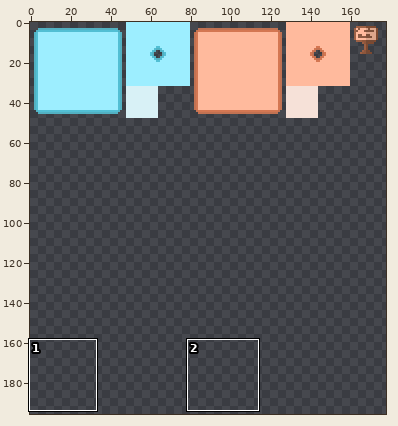
Edited in one commit: pixel-art file (src/textures/tilemaps/Tilemap1.aseprite). The first picture is a wide view before the edit; the outline marks the close-up.
Close-up. The starting point:
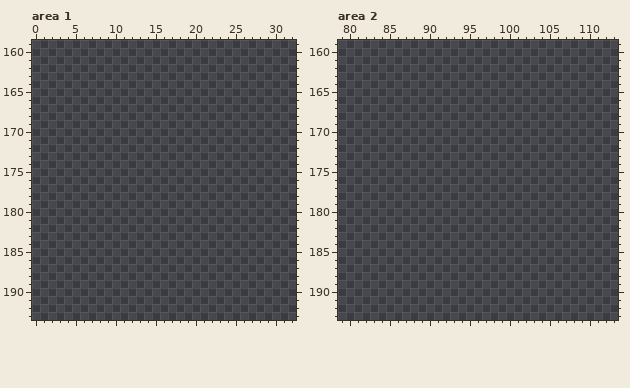
256x256 pixels, 1 frame. Colours within 5 levels of each other are drawn and written as one. Shown: area 1: x 0..32, y 159..193; area 2: x 79..113, y 159..193. The wide view leaves out empty margins. The commit also changed other parts of the picture, which this record leaves out.
Now the later version:
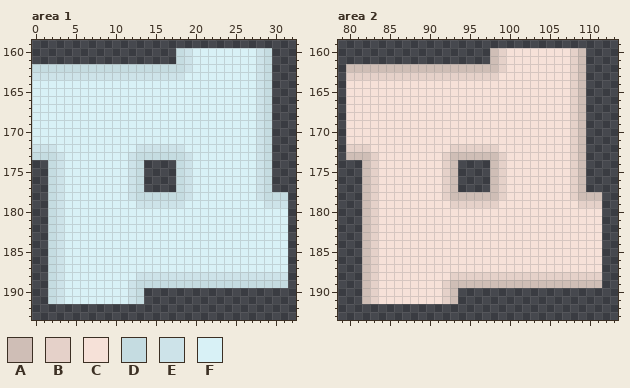
Palette (. is transparent): A #cfbeb6  B #e5d1c9  C #f6e1d8  D #c5dce1  E #cde3e9  F #d8f1f6
Difference:
Changed rows in their new state; - is an unchanged pixel.
Area 1:
first column x 0:
160 ------------------DEFFFFFFFFED--
161 ------------------DEFFFFFFFFED--
162 DDDDDDDDDDDDDDDDDDDEFFFFFFFFED--
163 EEEEEEEEEEEEEEEEEEEFFFFFFFFFED--
164 FFFFFFFFFFFFFFFFFFFFFFFFFFFFED--
165 FFFFFFFFFFFFFFFFFFFFFFFFFFFFED--
166 FFFFFFFFFFFFFFFFFFFFFFFFFFFFED--
167 FFFFFFFFFFFFFFFFFFFFFFFFFFFFED--
168 FFFFFFFFFFFFFFFFFFFFFFFFFFFFED--
169 FFFFFFFFFFFFFFFFFFFFFFFFFFFFED--
170 FFFFFFFFFFFFFFFFFFFFFFFFFFFFED--
171 FFFFFFFFFFFFFFFFFFFFFFFFFFFFED--
172 EEEFFFFFFFFFFEEEEEEFFFFFFFFFED--
173 DDDEFFFFFFFFEDDDDDDEFFFFFFFFED--
174 --DEFFFFFFFFED----DEFFFFFFFFED--
175 --DEFFFFFFFFED----DEFFFFFFFFED--
176 --DEFFFFFFFFED----DEFFFFFFFFED--
177 --DEFFFFFFFFED----DEFFFFFFFFED--
178 --DEFFFFFFFFEDDDDDDEFFFFFFFFEDDD
179 --DEFFFFFFFFFEEEEEEFFFFFFFFFFEEE
180 --DEFFFFFFFFFFFFFFFFFFFFFFFFFFFF
181 --DEFFFFFFFFFFFFFFFFFFFFFFFFFFFF
182 --DEFFFFFFFFFFFFFFFFFFFFFFFFFFFF
183 --DEFFFFFFFFFFFFFFFFFFFFFFFFFFFF
184 --DEFFFFFFFFFFFFFFFFFFFFFFFFFFFF
185 --DEFFFFFFFFFFFFFFFFFFFFFFFFFFFF
186 --DEFFFFFFFFFFFFFFFFFFFFFFFFFFFF
187 --DEFFFFFFFFFFFFFFFFFFFFFFFFFFFF
188 --DEFFFFFFFFFEEEEEEEEEEEEEEEEEEE
189 --DEFFFFFFFFEDDDDDDDDDDDDDDDDDDD
190 --DEFFFFFFFFED------------------
191 --DEFFFFFFFFED------------------
Area 2:
first column x 80:
160 ------------------ABCCCCCCCCBA--
161 ------------------ABCCCCCCCCBA--
162 AAAAAAAAAAAAAAAAAAABCCCCCCCCBA--
163 BBBBBBBBBBBBBBBBBBBCCCCCCCCCBA--
164 CCCCCCCCCCCCCCCCCCCCCCCCCCCCBA--
165 CCCCCCCCCCCCCCCCCCCCCCCCCCCCBA--
166 CCCCCCCCCCCCCCCCCCCCCCCCCCCCBA--
167 CCCCCCCCCCCCCCCCCCCCCCCCCCCCBA--
168 CCCCCCCCCCCCCCCCCCCCCCCCCCCCBA--
169 CCCCCCCCCCCCCCCCCCCCCCCCCCCCBA--
170 CCCCCCCCCCCCCCCCCCCCCCCCCCCCBA--
171 CCCCCCCCCCCCCCCCCCCCCCCCCCCCBA--
172 BBBCCCCCCCCCCBBBBBBCCCCCCCCCBA--
173 AAABCCCCCCCCBAAAAAABCCCCCCCCBA--
174 --ABCCCCCCCCBA----ABCCCCCCCCBA--
175 --ABCCCCCCCCBA----ABCCCCCCCCBA--
176 --ABCCCCCCCCBA----ABCCCCCCCCBA--
177 --ABCCCCCCCCBA----ABCCCCCCCCBA--
178 --ABCCCCCCCCBAAAAAABCCCCCCCCBAAA
179 --ABCCCCCCCCCBBBBBBCCCCCCCCCCBBB
180 --ABCCCCCCCCCCCCCCCCCCCCCCCCCCCC
181 --ABCCCCCCCCCCCCCCCCCCCCCCCCCCCC
182 --ABCCCCCCCCCCCCCCCCCCCCCCCCCCCC
183 --ABCCCCCCCCCCCCCCCCCCCCCCCCCCCC
184 --ABCCCCCCCCCCCCCCCCCCCCCCCCCCCC
185 --ABCCCCCCCCCCCCCCCCCCCCCCCCCCCC
186 --ABCCCCCCCCCCCCCCCCCCCCCCCCCCCC
187 --ABCCCCCCCCCCCCCCCCCCCCCCCCCCCC
188 --ABCCCCCCCCCBBBBBBBBBBBBBBBBBBB
189 --ABCCCCCCCCBAAAAAAAAAAAAAAAAAAA
190 --ABCCCCCCCCBA------------------
191 --ABCCCCCCCCBA------------------
